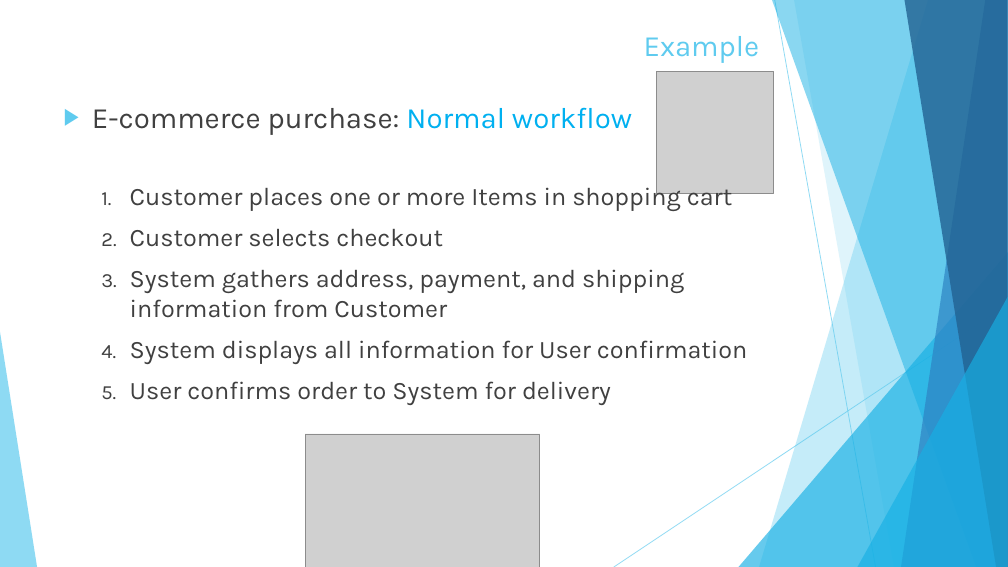
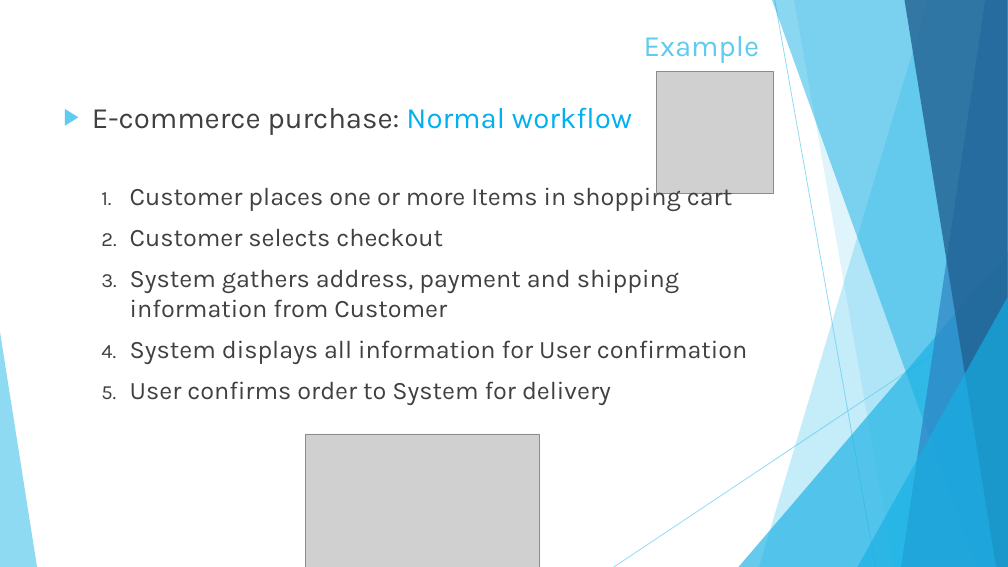
Before and after one commit to plamenti/Telerik2015, a slide deck: slide 4 of 04.TestLevelsAndTypes/Suitability.pptx. Drawn at 1008x567 pixels with LibreOffice and Linux fonts; fonts in the diff are those of the drawing; grey boxes stand for pictures. Boxes give left, top, right and bottom in pixels: in the first picture for what was removed or moved away, otherwise in the second. Text is boxed around its words. In the diff, an @@ line names an element or a change of style, - is before the commit and + after.

```diff
--- a/04.TestLevelsAndTypes/Suitability.pptx
+++ b/04.TestLevelsAndTypes/Suitability.pptx
@@ text at <box>130,269,679,318</box>: text changed @@
-  3. System gathers address, payment, and shipping information from Customer
+  3. System gathers address, payment and shipping information from Customer
```
Also in this commit, not shown: 1 other slide changed.
